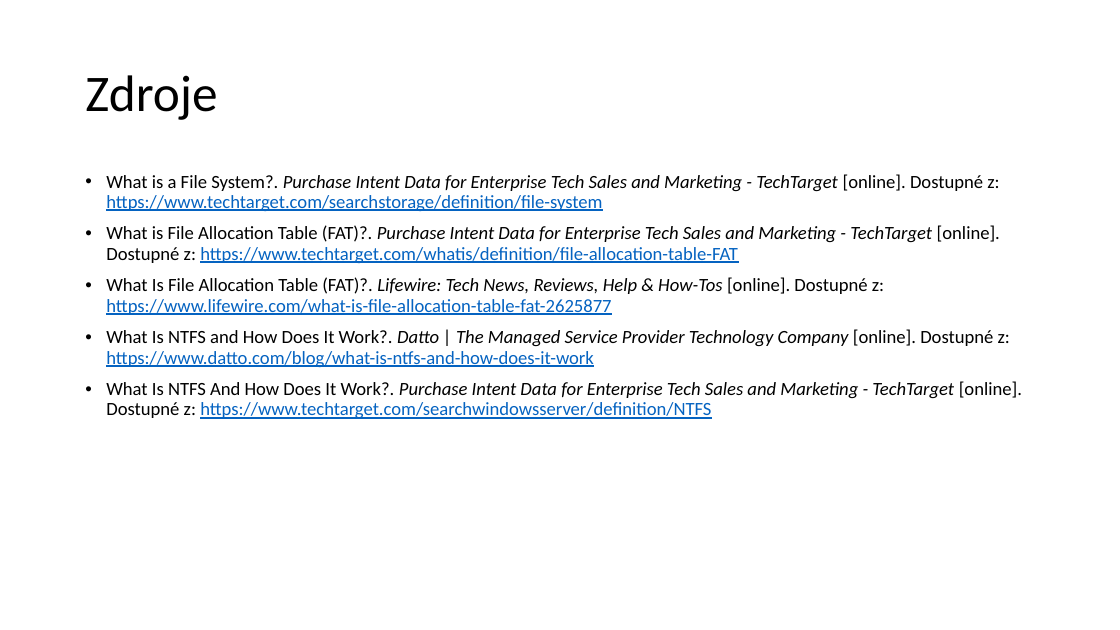
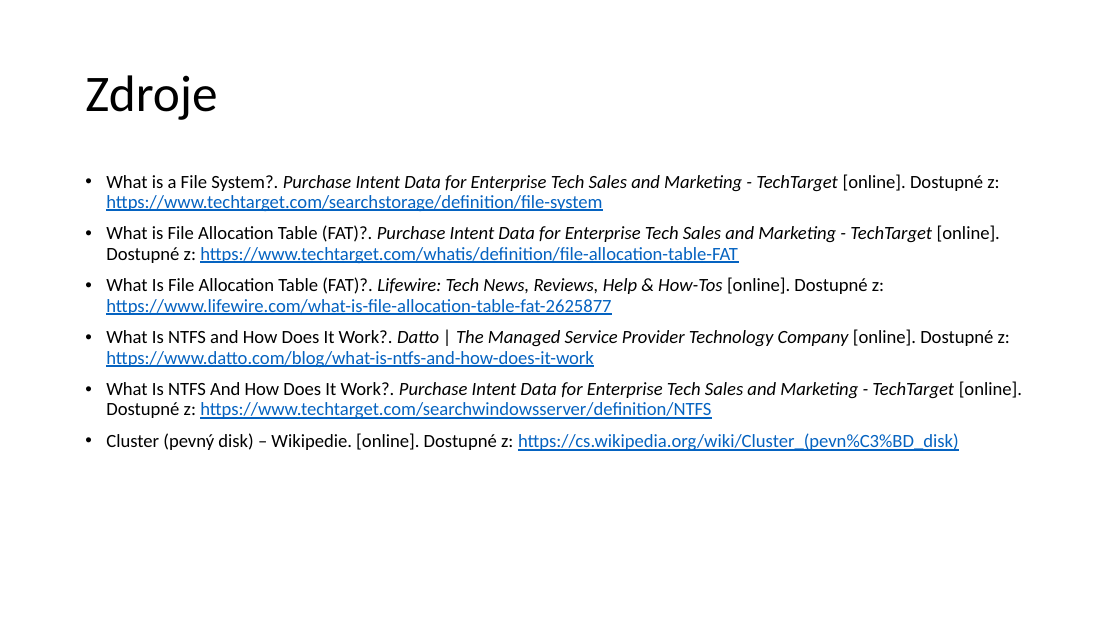
Before and after one commit to horvos/souborovesystemy, a slide deck: slide 9 of horvath.pptx (slide 8 before the commit). Drawn at 1120x630 pixels with LibreOffice and Linux fonts; fonts in the diff are those of the drawing. Boxes give left, top, right and bottom in pixels: in the first picture for what was removed or moved away, otherwise in the second. Text is boxed around its words. In the diff, an @@ line names an element or a change of style, - is before the commit and + after.

```diff
--- a/horvath.pptx
+++ b/horvath.pptx
@@ text at [106, 433, 959, 451]: paragraph added @@
+• Cluster (pevný disk) – Wikipedie. [online]. Dostupné z: https://cs.wikipedia.org/wiki/Cluster_(pevn%C3%BD_disk)
```
Also in this commit, not shown: 3 other slides changed, 1 slide added.
